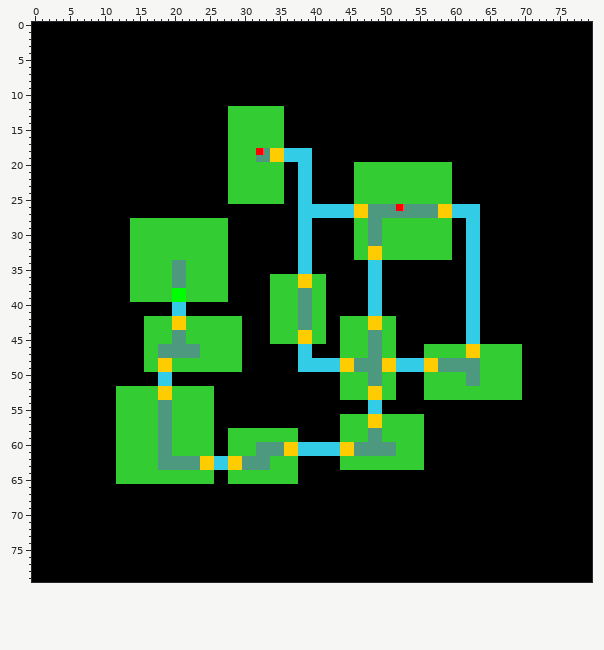
Sprite sheet -- MyDemo/Assets/dungeon.png. The picture above was drawn from the file before the commit.
The file is 80x80 pixels.
New version:
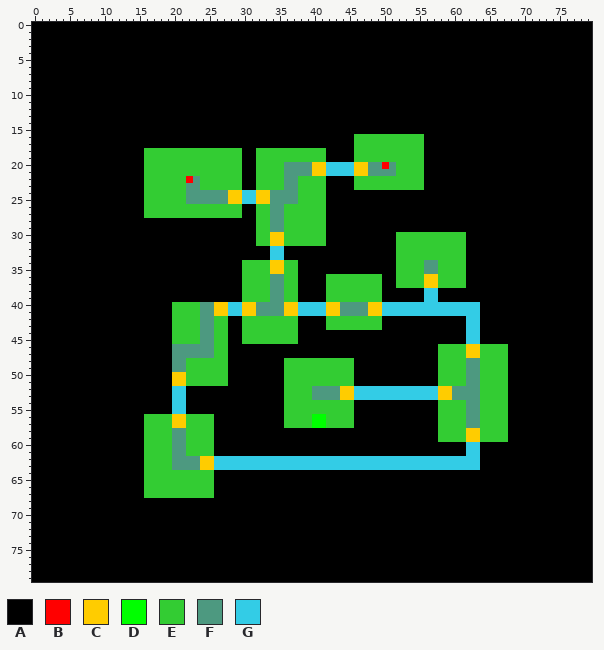
Palette (. is transparent): A #000000  B #ff0000  C #ffcc00  D #00ff00  E #33cc33  F #4d9980  G #33cce6
Edits made:
y 12..15: x 28..35 EEEEEEEE -> AAAAAAAA
y 16..17: x 28..35 EEEEEEEE -> AAAAAAAA; x 46..55 AAAAAAAAAA -> EEEEEEEEEE
y 18: x 16..27 AAAAAAAAAAAA -> EEEEEEEEEEEE; x 30..41 EEBFCCGGGGAA -> AAEEEEEEEEEE; x 46..55 AAAAAAAAAA -> EEEEEEEEEE
y 19: x 16..27 AAAAAAAAAAAA -> EEEEEEEEEEEE; x 30..41 EEFFCCGGGGAA -> AAEEEEEEEEEE; x 46..55 AAAAAAAAAA -> EEEEEEEEEE
y 20: x 16..27 AAAAAAAAAAAA -> EEEEEEEEEEEE; x 30..31 EE -> AA; x 36..51 AAGGAAAAAAEEEEEE -> FFFFCCGGGGCCFFBF; x 56..59 EEEE -> AAAA
y 21: x 16..27 AAAAAAAAAAAA -> EEEEEEEEEEEE; x 30..31 EE -> AA; x 36..51 AAGGAAAAAAEEEEEE -> FFFFCCGGGGCCFFFF; x 56..59 EEEE -> AAAA
y 22: x 16..27 AAAAAAAAAAAA -> EEEEEEBFEEEE; x 30..31 EE -> AA; x 36..41 AAGGAA -> FFEEEE; x 56..59 EEEE -> AAAA
y 23: x 16..27 AAAAAAAAAAAA -> EEEEEEFFEEEE; x 30..31 EE -> AA; x 36..41 AAGGAA -> FFEEEE; x 56..59 EEEE -> AAAA
y 24..25: x 16..41 AAAAAAAAAAAAEEEEEEEEAAGGAA -> EEEEEEFFFFFFCCGGCCFFFFEEEE; x 46..59 EEEEEEEEEEEEEE -> AAAAAAAAAAAAAA
y 26: x 16..29 AAAAAAAAAAAAAA -> EEEEEEEEEEEEEE; x 32..63 AAAAAAGGGGGGGGCCFFFFBFFFFFCCGGGG -> EEFFEEEEEEAAAAAAAAAAAAAAAAAAAAAA
y 27: x 16..29 AAAAAAAAAAAAAA -> EEEEEEEEEEEEEE; x 32..63 AAAAAAGGGGGGGGCCFFFFFFFFFFCCGGGG -> EEFFEEEEEEAAAAAAAAAAAAAAAAAAAAAA
y 28..29: x 14..27 EEEEEEEEEEEEEE -> AAAAAAAAAAAAAA; x 32..41 AAAAAAGGAA -> EEFFEEEEEE; x 46..59 EEFFEEEEEEEEEE -> AAAAAAAAAAAAAA; x 62..63 GG -> AA
y 30..31: x 14..27 EEEEEEEEEEEEEE -> AAAAAAAAAAAAAA; x 32..41 AAAAAAGGAA -> EECCEEEEEE; x 46..51 EEFFEE -> AAAAAA; x 60..63 AAGG -> EEAA
y 32..33: x 14..27 EEEEEEEEEEEEEE -> AAAAAAAAAAAAAA; x 34..35 AA -> GG; x 38..39 GG -> AA; x 46..51 EECCEE -> AAAAAA; x 60..63 AAGG -> EEAA
y 34..35: x 14..27 EEEEEEFFEEEEEE -> AAAAAAAAAAAAAA; x 30..39 AAAAAAAAGG -> EEEECCEEAA; x 48..49 GG -> AA; x 52..63 AAAAAAAAAAGG -> EEEEFFEEEEAA
y 36..37: x 14..27 EEEEEEFFEEEEEE -> AAAAAAAAAAAAAA; x 30..35 AAAAEE -> EEEEFF; x 38..49 CCEEAAAAAAGG -> AAAAEEEEEEEE; x 52..63 AAAAAAAAAAGG -> EEEECCEEEEAA
y 38..39: x 14..27 EEEEEEDDEEEEEE -> AAAAAAAAAAAAAA; x 30..35 AAAAEE -> EEEEFF; x 38..49 FFEEAAAAAAGG -> AAAAEEEEEEEE; x 56..57 AA -> GG; x 62..63 GG -> AA
y 40..41: x 20..61 GGAAAAAAAAAAAAEEEEFFEEAAAAAAGGAAAAAAAAAAAA -> EEEEFFCCGGCCFFFFCCGGGGCCFFFFCCGGGGGGGGGGGG
y 42..43: x 16..21 EEEECC -> AAAAEE; x 24..25 EE -> FF; x 28..33 EEAAAA -> AAEEEE; x 38..43 FFEEAA -> AAAAEE; x 48..51 CCEE -> EEAA
y 44..45: x 16..21 EEEEFF -> AAAAEE; x 24..25 EE -> FF; x 28..33 EEAAAA -> AAEEEE; x 38..41 CCEE -> AAAA; x 44..51 EEEEFFEE -> AAAAAAAA
y 46..47: x 16..19 EEFF -> AAAA; x 24..25 EE -> FF; x 28..29 EE -> AA; x 38..39 GG -> AA; x 44..51 EEEEFFEE -> AAAAAAAA; x 56..57 EE -> AA; x 68..69 EE -> AA
y 48..49: x 16..21 EECCEE -> AAAAFF; x 28..29 EE -> AA; x 36..61 AAGGGGGGCCFFFFCCGGGGCCFFFF -> EEEEEEEEEEAAAAAAAAAAAAEEEE; x 68..69 EE -> AA
y 50..51: x 18..27 GGAAAAAAAA -> AACCEEEEEE; x 36..43 AAAAAAAA -> EEEEEEEE; x 46..51 EEFFEE -> AAAAAA; x 56..57 EE -> AA; x 68..69 EE -> AA
y 52..53: x 12..25 EEEEEECCEEEEEE -> AAAAAAAAGGAAAA; x 36..63 AAAAAAAAEEEECCEEAAAAEEEEEEEE -> EEEEFFFFCCGGGGGGGGGGGGCCFFFF; x 68..69 EE -> AA
y 54..55: x 12..25 EEEEEEFFEEEEEE -> AAAAAAAAGGAAAA; x 36..45 AAAAAAAAAA -> EEEEEEEEEE; x 48..49 GG -> AA; x 58..67 AAAAAAAAAA -> EEEEFFEEEE
y 56..57: x 12..15 EEEE -> AAAA; x 18..21 FFEE -> EECC; x 36..43 AAAAAAAA -> EEEEDDEE; x 46..55 EECCEEEEEE -> AAAAAAAAAA; x 58..67 AAAAAAAAAA -> EEEEFFEEEE
y 58..59: x 12..15 EEEE -> AAAA; x 18..21 FFEE -> EEFF; x 28..37 EEEEEEEEEE -> AAAAAAAAAA; x 44..55 EEEEFFEEEEEE -> AAAAAAAAAAAA; x 58..67 AAAAAAAAAA -> EEEECCEEEE
y 60..61: x 12..15 EEEE -> AAAA; x 18..21 FFEE -> EEFF; x 28..55 EEEEFFFFCCGGGGGGCCFFFFFFEEEE -> AAAAAAAAAAAAAAAAAAAAAAAAAAAA; x 62..63 AA -> GG
y 62..63: x 12..15 EEEE -> AAAA; x 18..19 FF -> EE; x 28..63 CCFFFFEEEEAAAAAAEEEEEEEEEEEEAAAAAAAA -> GGGGGGGGGGGGGGGGGGGGGGGGGGGGGGGGGGGG
y 64..65: x 12..15 EEEE -> AAAA; x 28..37 EEEEEEEEEE -> AAAAAAAAAA
y 66..67: x 16..25 AAAAAAAAAA -> EEEEEEEEEE
Changed places in both pictures, as pixel boxes (x1, y1, x2, y2):
changed: (116, 106, 522, 498)
